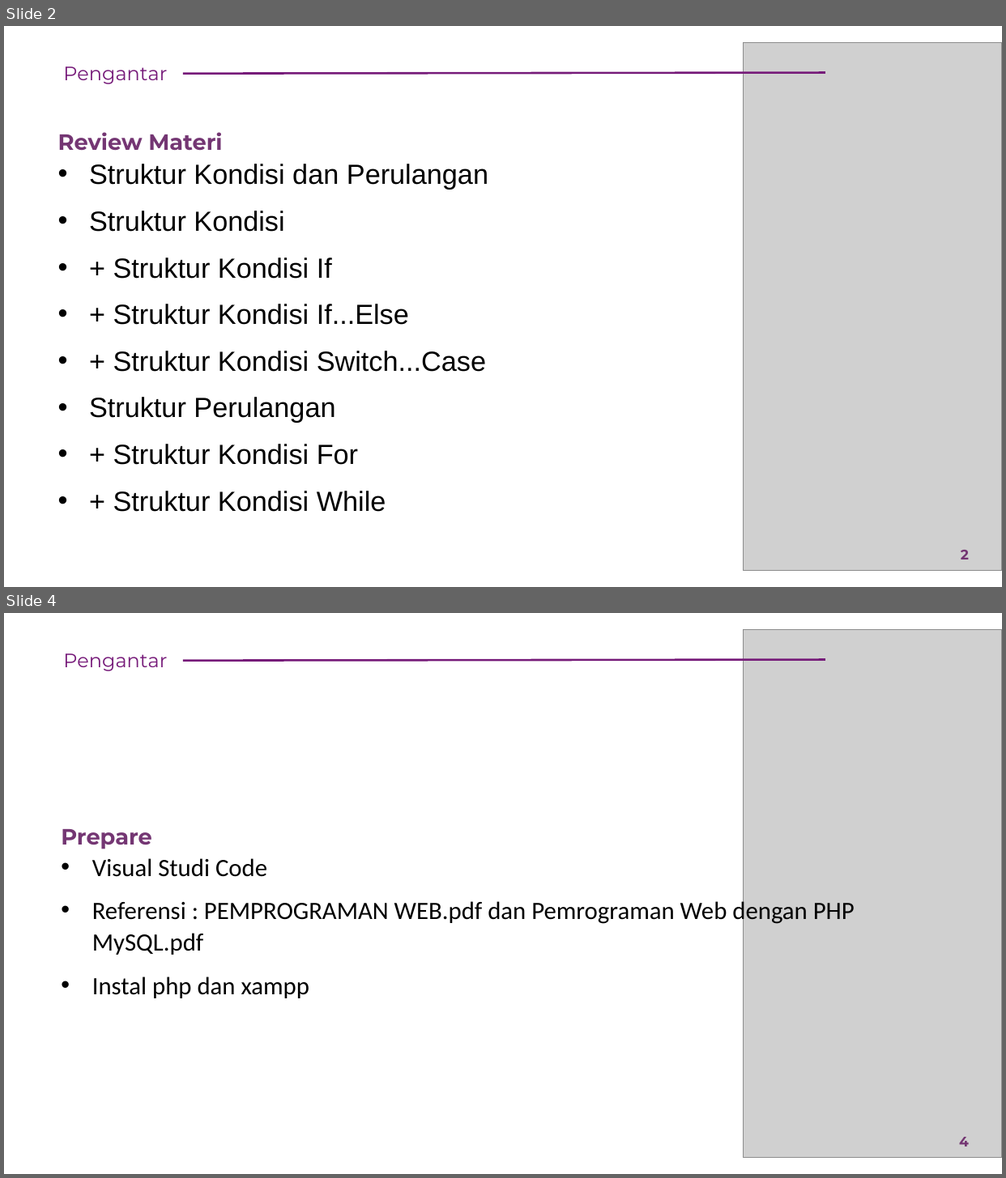
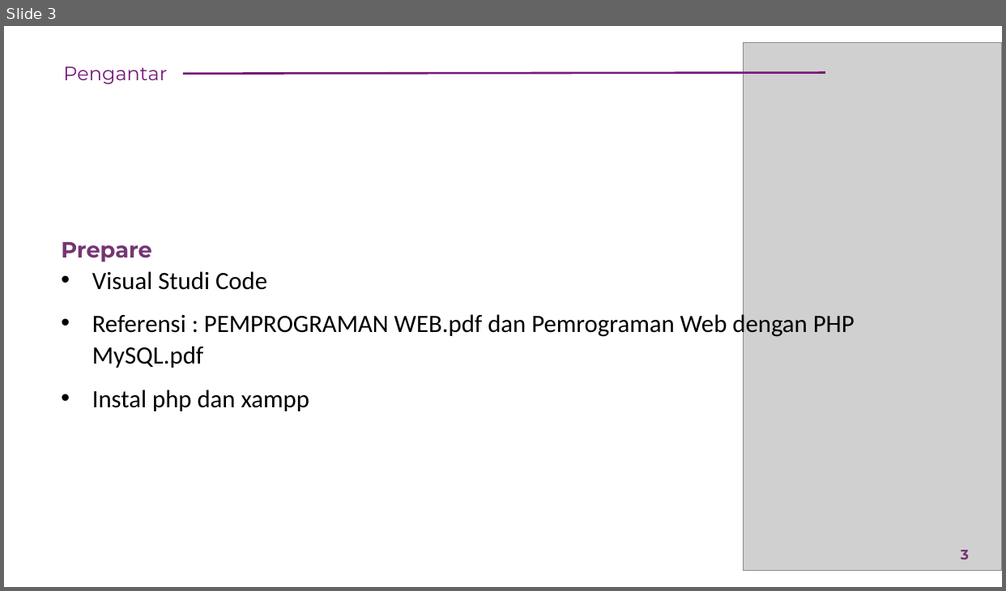
Before and after one commit to rikialdi/pemprograman-web-2022, a slide deck: Materi/Pertemuan - 13.pptx. Shown one above the other, each under a label of ours: slides 2 and 4 before the commit, slide 3 after it; the slides between them are not shown. The pictures are 1006x1178 and 1006x591 pixels, drawn with LibreOffice and Linux fonts; fonts in the diff are those of the drawing; grey boxes stand for pictures. Boxes give left, top, right and bottom in pixels: in the first picture for what was removed or moved away, otherwise in the second. Text is boxed around its words. In the diff, an @@ line names an element or a change of style, - is before the commit and + after.

Commit message:
materi

```diff
--- a/Materi/Pertemuan - 13.pptx
+++ b/Materi/Pertemuan - 13.pptx
@@ slide 2 removed at bbox=[4, 26, 1002, 587], background #FFFFFF @@
@@ picture removed at bbox=[744, 43, 1002, 571] @@
@@ text removed at bbox=[63, 66, 167, 84] @@
-Pengantar
@@ line removed from (825, 73) to (183, 74) @@
@@ text removed at bbox=[58, 132, 488, 512] @@
-Review Materi
-• Struktur Kondisi dan Perulangan
-• Struktur Kondisi
-• + Struktur Kondisi If
-• + Struktur Kondisi If...Else
-• + Struktur Kondisi Switch...Case
-• Struktur Perulangan
-• + Struktur Kondisi For
-• + Struktur Kondisi While
@@ page number removed at bbox=[961, 550, 969, 560] @@
-2
@@ what was slide 4 is now slide 3 @@
@@ page number at bbox=[961, 550, 969, 560]: text changed @@
-4
+3
```
Also in this commit, not shown: 2 slides changed, 4 slides added, 41 other files.
